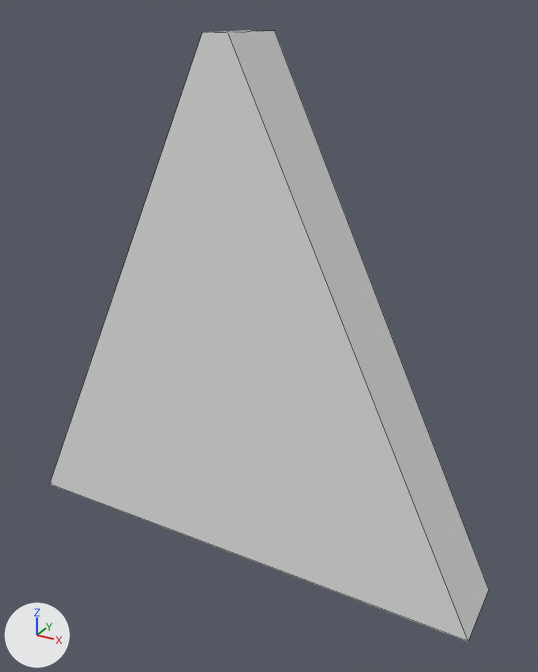
One commit to the Blender file Assets/3d/upArrow.blend: the scene before it, then after it.
Rendered twice from a 50 mm lens placed at (0.423, -0.708, 0.337), pointed at (0.03, 0.006, -0.021). Arrows for +X, +Y and +Z are at lower left; the lights stay in place. Mesh edges are drawn as thin lines.
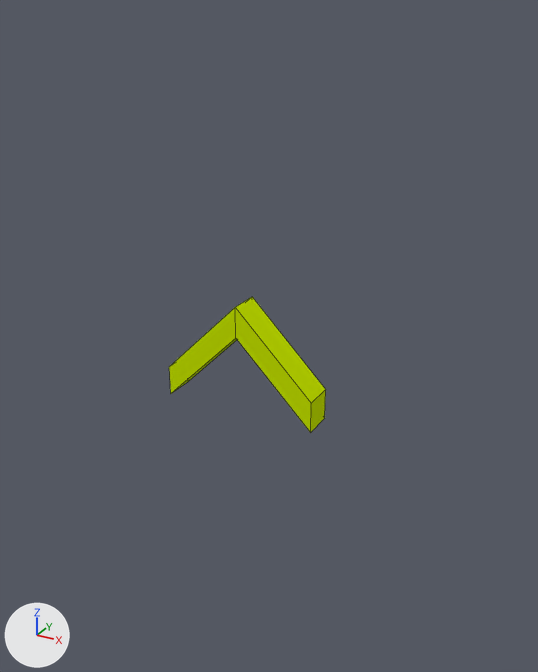
What the commit changed:
Material 'upArrow' (mat_uparrow) is new.
Its base color is (0.577, 0.8, 0.0) (green #c8e700).
me_cube has 8 vertices, 6 faces and spans x -0.315..0.315, y -0.047..0.047, z -0.315..0.315.
me_cube is used by ob_cube; location (0.0, 0.0, 0.0).
Verts and faces of me_cube; kept vertices keep their numbers, new ones are numbered from 8.
Before the commit, vertices of me_cube: 0 (0.315, 0.047, -0.315) at pixel (488, 589), 1 (0.315, -0.047, -0.315) at pixel (468, 641), 2 (-0.315, -0.047, -0.315) at pixel (49, 484), 3 (-0.315, 0.047, -0.315), 4 (0.015, 0.047, 0.315) at pixel (274, 30).
Before the commit, vertices of me_cube: 5 (0.015, -0.047, 0.315) at pixel (228, 33), 6 (-0.015, -0.047, 0.315) at pixel (202, 32), 7 (-0.015, 0.047, 0.315) at pixel (250, 30).
me_cube no longer uses material mat_material (white #e7e7e7).
Part 1, on me_cube:
Vertices deleted: 0 to 7 (with the faces that use them).
Part 2, on me_cube:
New vertex 8 is at (0.0, -0.02, -0.02), pixel (235, 338).
New vertex 9 is at (-0.1, -0.02, -0.12), pixel (170, 393).
New vertex 10 is at (0.0, -0.02, 0.02), pixel (235, 307).
New vertex 11 is at (-0.1, -0.02, -0.081), pixel (169, 366).
New vertices 12 to 15 stand at vertices 8 to 11, in that order, plus (0.0, 0.04, 0.0).
New faces: (8, 9, 13, 12), (10, 14, 15, 11), (8, 10, 11, 9), (9, 11, 15, 13), (12, 13, 15, 14).
me_cube now uses material mat_uparrow (green #c8e700).
Object 'Cube' (ob_cube) gains a MIRROR modifier named 'Mirror'.

Pixel boxes [x1, y1, x2, y2] of what changed, in the pictures (538 x 672 px):
'Cube', reshaped, modifiers changed (64% narrower, 78% shorter)
    before: [50, 30, 489, 641]
    after: [169, 297, 326, 433]
part 1 of me_cube, deleted
    before: [50, 30, 489, 641]
part 2 of me_cube, added (green)
    after: [169, 297, 326, 433]
